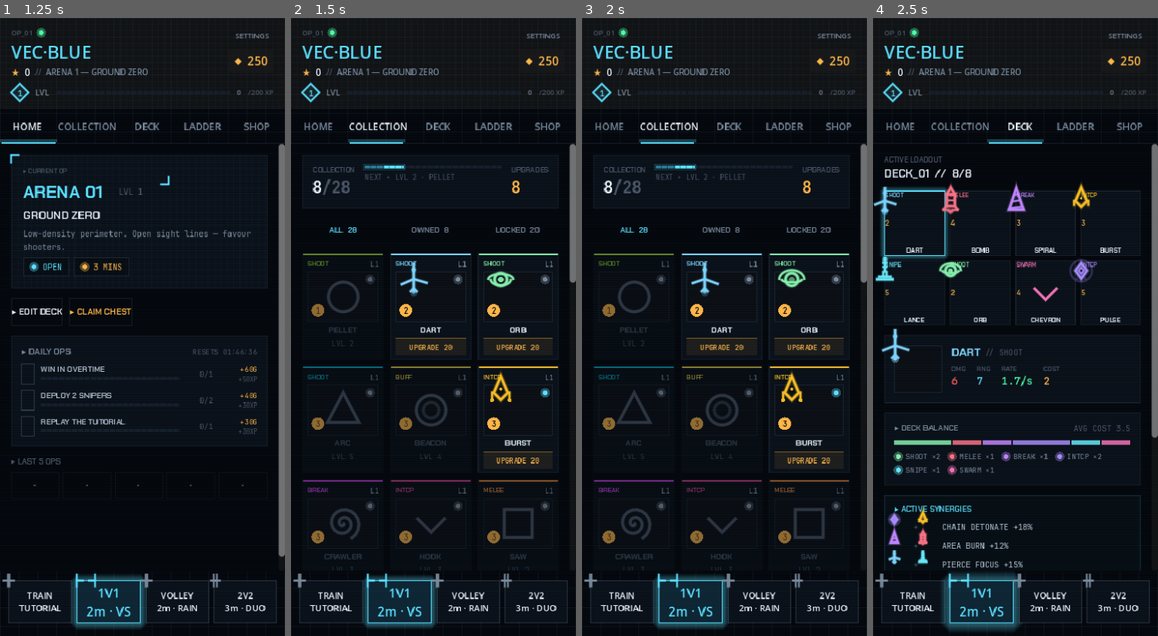
Above: before the commit, frames 1-4 (left to right).
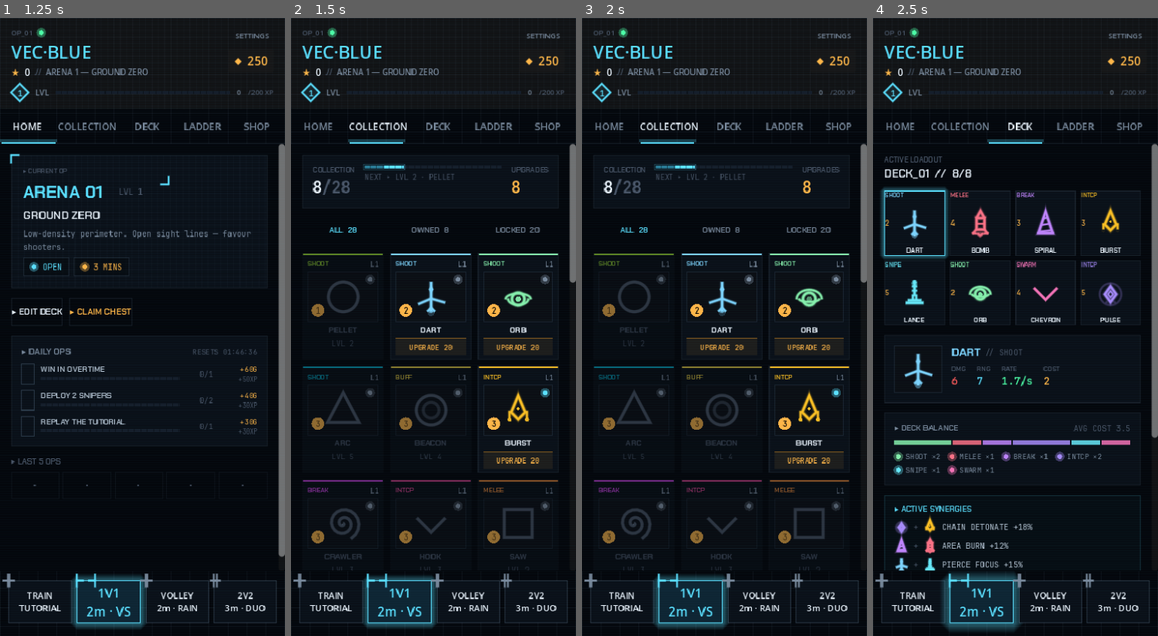
Above: after the commit, the same moments.

Repository: Catalyst86/battle-vector
Game: Godot game, scene res://scenes/main.tscn
The game is run twice, just before and just after one commit, with the same random seed, the same clock (stepped at 60 frames per second) and the same inputs.
Inputs:
- Up to frame 1 (1.25 s): click "HOME" at 0.5 s
- Up to frame 2 (1.5 s): click "COLLECTION" at 1.25 s
- Up to frame 3 (2 s): no input
- Up to frame 4 (2.5 s): click "DECK" at 2 s

Frame 1 is identical in both runs. In frame 2, 1.1% of the frame differs, in the area x 38-85%, y 39-66%; in frame 3, 1.1%; in frame 4, 3.4%, in the area x 0-88%, y 26-90%.

Commit message:
fix(pieces): silhouettes actually centre in their containers
Root cause of "icons not in the middle of the cards" (and the on-field
units looking off-position): Silhouettes.draw was calling
draw_set_transform(Vector2.ZERO, ...) internally, which OVERWROTE any
transform the caller had set. Menu callers were doing the obvious
thing — draw_set_transform(icon_center) then calling Silhouettes —
and getting their transform silently reset, so every silhouette
rendered at the TOP-LEFT of its Control instead of the centre.

Fix: Silhouettes.draw takes an explicit `origin: Vector2` param. The
dispatcher composes its own transform from origin + facing rotation,
so callers pass the target position directly instead of pre-setting a
transform that would be lost.

Updated all three menu callsites (shape_icon, card_button, card_slot)
to pass icon_center as the origin. On-field (unit.gd, deploy_preview)
keep calling with default origin=Vector2.ZERO since their Control's
local origin is already the unit's position.

Also folded in the visual-centre-bias compensation that the silhouettes
needed all along — noses extend to -size*0.95 but tails only to
~size*0.70, so the visual midpoint sits ~12% of size ABOVE local 0,0.
The dispatcher now adds that offset to the draw origin so silhouettes
read as centred rather than top-biased in a bounded container.

Cards in Collection / Deck / hand / match HUD now show the piece
visibly centred in its frame. On-field units' visual midpoint now
aligns with their logical world_pos too, which is what the player
expects when tapping to deploy.

Diff:
--- a/vector/scripts/match/silhouettes.gd
+++ b/vector/scripts/match/silhouettes.gd
@@ -65,11 +65,26 @@
 
 ## Draws the silhouette with the triple-pass fake-bloom wrapper. `facing`
 ## (radians) rotates the whole silhouette — use it so enemy-side pieces
-## point at their destination. `t` drives procedural animation.
-static func draw(ci: CanvasItem, id: StringName, color: Color, size: float, t: float, facing: float = 0.0) -> void:
+## point at their destination. `t` drives procedural animation. `origin`
+## is the position (in the caller's local coord space) where the
+## silhouette should be centred — pass the midpoint of an icon Control
+## when drawing into a menu tile, or leave at Vector2.ZERO to draw at
+## the caller's own origin (on-field units).
+##
+## NOTE: this function sets the CanvasItem's draw transform, so any
+## draw_set_transform the caller applied before calling this gets
+## overridden. Pass the target position via `origin` instead.
+static func draw(ci: CanvasItem, id: StringName, color: Color, size: float, t: float, facing: float = 0.0, origin: Vector2 = Vector2.ZERO) -> void:
 	if not IDS.has(id):
 		return
-	ci.draw_set_transform(Vector2.ZERO, facing, Vector2.ONE)
+	# Silhouettes draw nose-up (fuselage extends from -size*0.95 to
+	# ~size*0.70), so their visual midpoint sits ~12% of size above
+	# local 0,0. Shift the draw origin down by that amount (rotated
+	# with facing so enemy-flipped silhouettes compensate the other
+	# way) — the silhouette then appears centred on the caller's
+	# requested position.
+	var bias: Vector2 = Vector2(0, size * 0.12).rotated(facing)
+	ci.draw_set_transform(origin + bias, facing, Vector2.ONE)
 	_dispatch(ci, id, _with_alpha(color, 0.12), size, t, 3.0)
 	_dispatch(ci, id, _with_alpha(color, 0.30), size, t, 1.8)
 	_dispatch(ci, id, color, size, t, 1.0)
--- a/vector/scripts/ui/card_button.gd
+++ b/vector/scripts/ui/card_button.gd
@@ -121,12 +121,14 @@
 		# Empty id falls back to the generic primitive shape.
 		var icon_size: float = size.x * 0.24
 		var icon_center := Vector2(size.x * 0.5, size.y * 0.52)
-		draw_set_transform(icon_center, 0.0, Vector2.ONE)
 		if card.silhouette_id != &"" and Silhouettes.has(card.silhouette_id):
-			Silhouettes.draw(self, card.silhouette_id, card.color, icon_size, _t, 0.0)
+			# Silhouettes.draw sets its own transform — pass the card's
+			# icon centre as origin rather than pre-setting one here.
+			Silhouettes.draw(self, card.silhouette_id, card.color, icon_size, _t, 0.0, icon_center)
 		else:
+			draw_set_transform(icon_center, 0.0, Vector2.ONE)
 			ShapeRenderer.draw_with_glow(self, card.shape, card.color, icon_size, 0.0, 0.6)
-		draw_set_transform(Vector2.ZERO, 0.0, Vector2.ONE)
+			draw_set_transform(Vector2.ZERO, 0.0, Vector2.ONE)
 
 		# Name at bottom.
 		var name_font: Font = Palette.FONT_DISPLAY_BOLD
--- a/vector/scripts/ui/card_slot.gd
+++ b/vector/scripts/ui/card_slot.gd
@@ -84,9 +84,11 @@
 	# the Collection matches the on-field piece. Empty id falls back.
 	var icon_size: float = 14.0
 	var icon_center := Vector2(size.x * 0.5, 28.0)
-	draw_set_transform(icon_center, 0.0, Vector2.ONE)
 	if card.silhouette_id != &"" and Silhouettes.has(card.silhouette_id):
-		Silhouettes.draw(self, card.silhouette_id, card.color, icon_size, _t, 0.0)
+		# Silhouettes owns its own transform — pass origin instead of
+		# pre-setting one (which the dispatcher would overwrite).
+		Silhouettes.draw(self, card.silhouette_id, card.color, icon_size, _t, 0.0, icon_center)
 	else:
+		draw_set_transform(icon_center, 0.0, Vector2.ONE)
 		ShapeRenderer.draw(self, card.shape, card.color, icon_size, 0.0)
-	draw_set_transform(Vector2.ZERO, 0.0, Vector2.ONE)
+		draw_set_transform(Vector2.ZERO, 0.0, Vector2.ONE)
--- a/vector/scripts/ui/tactical/shape_icon.gd
+++ b/vector/scripts/ui/tactical/shape_icon.gd
@@ -49,12 +49,16 @@
 	queue_redraw()
 
 func _draw() -> void:
-	var center := size * 0.5
-	draw_set_transform(center, 0.0, Vector2.ONE)
+	var center: Vector2 = size * 0.5
 	if silhouette_id != &"" and Silhouettes.has(silhouette_id):
-		Silhouettes.draw(self, silhouette_id, color, icon_size, _t, 0.0)
-	elif glow:
-		ShapeRenderer.draw_with_glow(self, shape, color, icon_size, 0.0)
+		# Silhouettes.draw owns its own transform — pass the container's
+		# centre as the origin. Pre-setting a transform here would be
+		# overwritten inside the dispatcher.
+		Silhouettes.draw(self, silhouette_id, color, icon_size, _t, 0.0, center)
 	else:
-		ShapeRenderer.draw(self, shape, color, icon_size, 0.0)
-	draw_set_transform(Vector2.ZERO, 0.0, Vector2.ONE)
+		draw_set_transform(center, 0.0, Vector2.ONE)
+		if glow:
+			ShapeRenderer.draw_with_glow(self, shape, color, icon_size, 0.0)
+		else:
+			ShapeRenderer.draw(self, shape, color, icon_size, 0.0)
+		draw_set_transform(Vector2.ZERO, 0.0, Vector2.ONE)
